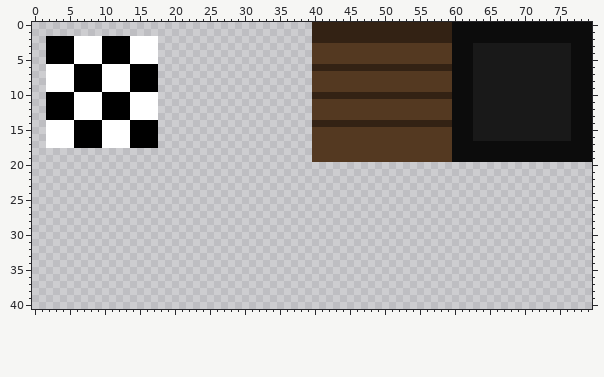
Edited in one commit: sprite sheet (tilesets/tsBuildings/output_tileset.png). This is how it looked before the edit.
The file is 80x80 pixels. Shown: x 0..79, y 0..40.
New version:
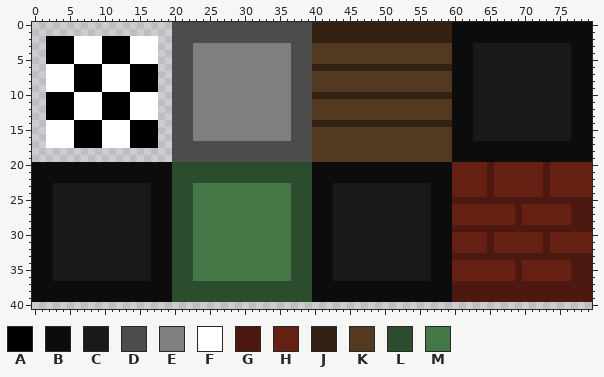
Palette (. is transparent): A #000000  B #0c0c0c  C #191919  D #4c4c4c  E #7f7f7f  F #ffffff  G #4c180f  H #662014  J #332214  K #543921  L #2b4c2d  M #447746
Changes in this commit:
Colour B is added in rows 20 to 22 at x 0 to 19 and 40 to 59; in rows 23 to 36 at x 0 to 2, 17 to 19, 40 to 42 and 57 to 59; in rows 37 to 39 at x 0 to 19 and 40 to 59.
Colour C is added in rows 23 to 36 at x 3 to 16 and 43 to 56.
Colour D is added in rows 0 to 2 at x 20 to 39; in rows 3 to 16 at x 20 to 22 and 37 to 39; in rows 17 to 19 at x 20 to 39.
Colour E is added in rows 3 to 16 at x 23 to 36.
Colour G is added in rows 20 to 24 at x 65 and 73; in row 25 at x 60 to 79; in rows 26 to 28 at x 69 and 77 to 79; in row 29 at x 60 to 79; in rows 30 to 32 at x 65 and 73; in row 33 at x 60 to 79.
Colour G is added in rows 34 to 36 at x 69 and 77 to 79; in rows 37 to 39 at x 60 to 79.
Colour H is added in rows 20 to 24 at x 60 to 64, 66 to 72 and 74 to 79; in rows 26 to 28 at x 60 to 68 and 70 to 76; in rows 30 to 32 at x 60 to 64, 66 to 72 and 74 to 79; in rows 34 to 36 at x 60 to 68 and 70 to 76.
Colour L is added in rows 20 to 22 at x 20 to 39; in rows 23 to 36 at x 20 to 22 and 37 to 39; in rows 37 to 39 at x 20 to 39.
Colour M is added in rows 23 to 36 at x 23 to 36.
Changed places in both pictures, as pixel boxes (x1, y1, x2, y2):
added: (32, 22, 592, 302)
